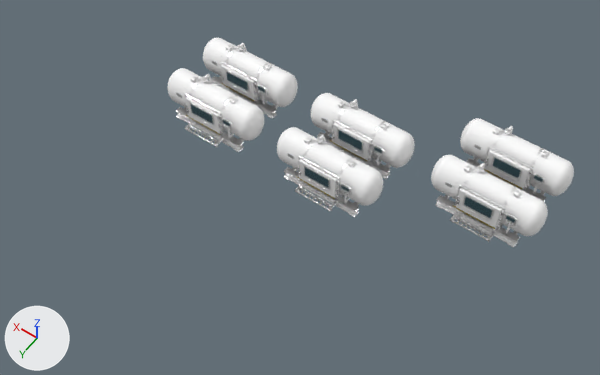
The glTF model ship/3d/models/chunks/xuanshu_interior_C05.glb, before and after one commit.
Before and after are seen from a 50 mm lens placed at (66.0, -2.95, 7.22), pointed at (71.31, -10.38, -4.45). The lights are fixed; the arrows at lower left show +X, +Y and +Z. The first picture is the older version.

The first picture shows 'UNIT-HIB-003_LOD13', 'UNIT-HIB-003_LOD14', 'UNIT-HIB-003_LOD15', 'UNIT-HIB-003_LOD16', 'UNIT-HIB-003_LOD17', 'UNIT-HIB-003_LOD18'.
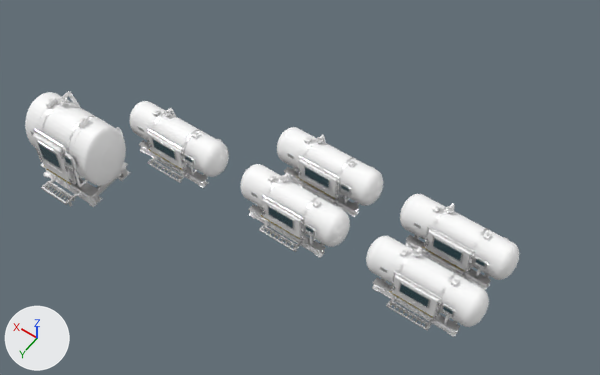
Edits to the bpy script that builds the scene:
```text
Remove ob_unit_hib_003_lod14:
    ob_unit_hib_003_lod14 = bpy.data.objects.new('UNIT-HIB-003_LOD14', me_unit_hib_003_lod14)
Remove ob_unit_hib_003_lod15:
    ob_unit_hib_003_lod15 = bpy.data.objects.new('UNIT-HIB-003_LOD15', me_unit_hib_003_lod15)
Remove ob_unit_hib_003_lod16:
    ob_unit_hib_003_lod16 = bpy.data.objects.new('UNIT-HIB-003_LOD16', me_unit_hib_003_lod16)
Remove ob_unit_hib_003_lod17:
    ob_unit_hib_003_lod17 = bpy.data.objects.new('UNIT-HIB-003_LOD17', me_unit_hib_003_lod17)
Remove ob_unit_hib_003_lod18:
    ob_unit_hib_003_lod18 = bpy.data.objects.new('UNIT-HIB-003_LOD18', me_unit_hib_003_lod18)
Add ob_unit_hib_003_lod12:
    ob_unit_hib_003_lod12 = bpy.data.objects.new('UNIT-HIB-003_LOD12', me_unit_hib_003_lod12)  # 10344 vertices, 20212 faces; spans x 67.42..69.58, y -11.42..-10.54, z -5.0..-3.94; in mat_hi_paint (white #ffffff), mat_hi_paint_d (white #ffffff), mat_hi_steel (white #ffffff), mat_hi_dksteel (white #ffffff), mat_hi_rubber (white #ffffff), mat_hi_glass (dark cyan #27383e), mat_hi_haz (yellow #aa8f27), mat_hi_label (light grey #bfc0c0)
    ob_unit_hib_003_lod12.location = (0.0, 0.0, 0.0)
Add ob_unit_hib_003_lod11:
    ob_unit_hib_003_lod11 = bpy.data.objects.new('UNIT-HIB-003_LOD11', me_unit_hib_003_lod11)  # 10344 vertices, 20212 faces; spans x 72.72..74.88, y -10.34..-9.46, z -5.0..-3.94; in mat_hi_paint (white #ffffff), mat_hi_paint_d (white #ffffff), mat_hi_steel (white #ffffff), mat_hi_dksteel (white #ffffff), mat_hi_rubber (white #ffffff), mat_hi_glass (dark cyan #27383e), mat_hi_haz (yellow #aa8f27), mat_hi_label (light grey #bfc0c0)
    ob_unit_hib_003_lod11.location = (0.0, 0.0, 0.0)
Add ob_unit_hib_003_lod10:
    ob_unit_hib_003_lod10 = bpy.data.objects.new('UNIT-HIB-003_LOD10', me_unit_hib_003_lod10)  # 10344 vertices, 20212 faces; spans x 70.07..72.23, y -10.34..-9.46, z -5.0..-3.94; in mat_hi_paint (white #ffffff), mat_hi_paint_d (white #ffffff), mat_hi_steel (white #ffffff), mat_hi_dksteel (white #ffffff), mat_hi_rubber (white #ffffff), mat_hi_glass (dark cyan #27383e), mat_hi_haz (yellow #aa8f27), mat_hi_label (light grey #bfc0c0)
    ob_unit_hib_003_lod10.location = (0.0, 0.0, 0.0)
Add ob_unit_hib_003_lod09:
    ob_unit_hib_003_lod09 = bpy.data.objects.new('UNIT-HIB-003_LOD09', me_unit_hib_003_lod09)  # 10344 vertices, 20212 faces; spans x 67.42..69.58, y -10.34..-9.46, z -5.0..-3.94; in mat_hi_paint (white #ffffff), mat_hi_paint_d (white #ffffff), mat_hi_steel (white #ffffff), mat_hi_dksteel (white #ffffff), mat_hi_rubber (white #ffffff), mat_hi_glass (dark cyan #27383e), mat_hi_haz (yellow #aa8f27), mat_hi_label (light grey #bfc0c0)
    ob_unit_hib_003_lod09.location = (0.0, 0.0, 0.0)
Add ob_unit_hib_003_lod08:
    ob_unit_hib_003_lod08 = bpy.data.objects.new('UNIT-HIB-003_LOD08', me_unit_hib_003_lod08)  # 10346 vertices, 20216 faces; spans x 74.11..75.89, y -9.2..-7.84, z -5.0..-3.17; in mat_hi_paint (white #ffffff), mat_hi_paint_d (white #ffffff), mat_hi_steel (white #ffffff), mat_hi_dksteel (white #ffffff), mat_hi_rubber (white #ffffff), mat_hi_glass (dark cyan #27383e), mat_hi_haz (yellow #aa8f27), mat_hi_label (light grey #bfc0c0)
    ob_unit_hib_003_lod08.location = (0.0, 0.0, 0.0)
```

Location of each change, (x1, y1, x2, y2) in pixels of the pictures (600 x 375 px):
'UNIT-HIB-003_LOD08', added: after (25, 91, 130, 207)
'UNIT-HIB-003_LOD09', added: after (366, 236, 489, 337)
'UNIT-HIB-003_LOD12', added: after (400, 194, 519, 290)
'UNIT-HIB-003_LOD15', deleted: before (431, 155, 548, 247)
'UNIT-HIB-003_LOD10', added: after (241, 164, 350, 257)
'UNIT-HIB-003_LOD18', deleted: before (460, 118, 574, 201)
'UNIT-HIB-003_LOD11', added: after (130, 101, 229, 188)
'UNIT-HIB-003_LOD16', deleted: before (311, 93, 415, 179)
'UNIT-HIB-003_LOD14', deleted: before (167, 68, 264, 152)
'UNIT-HIB-003_LOD17', deleted: before (203, 38, 298, 119)
